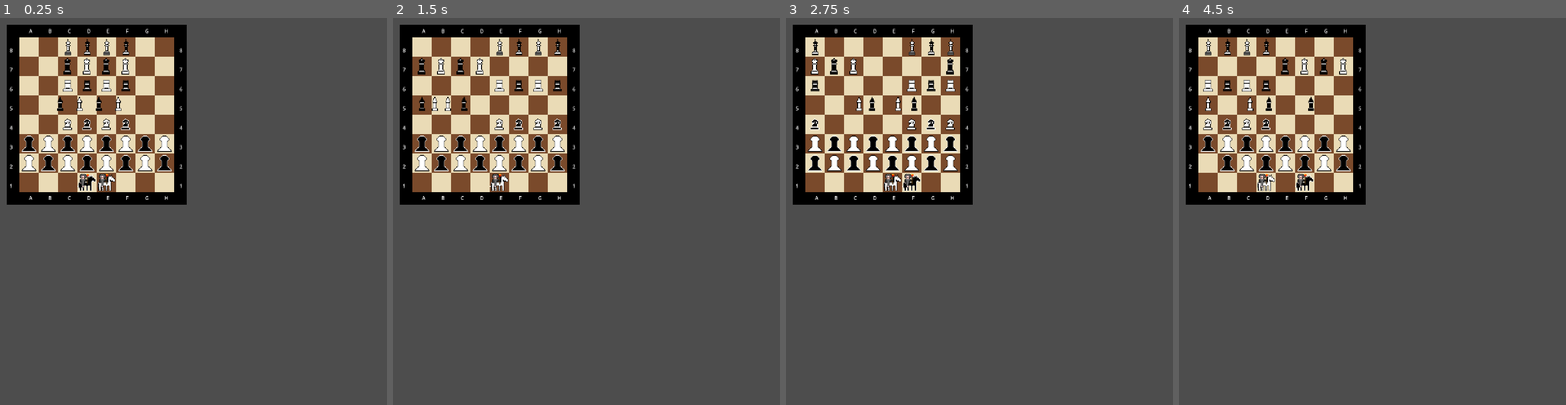
Above: before the commit, frames 1-4 (left to right).
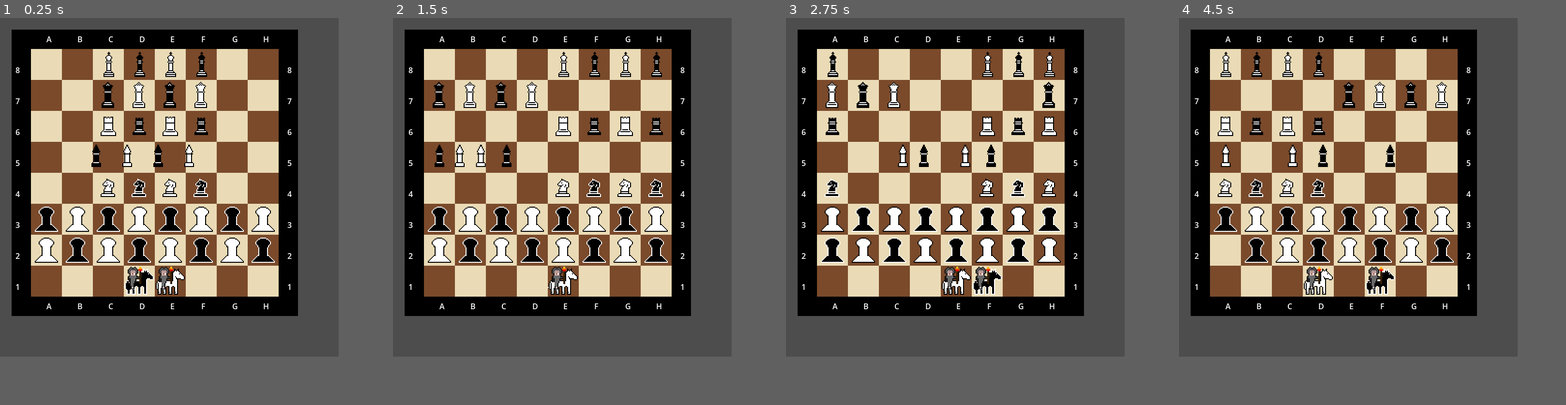
Above: after the commit, the same moments.

Repository: codebyabarrios/Pyramid-Chess
Game: Godot game, scene res://scenes/main.tscn
Same seed, same stepped clock (60 frames per second), same inputs: the game is played once before the commit and once after it.
Inputs (mouse positions are in pixels of both pictures, inside the frame that each line leads up to):
- Up to frame 1 (0.25 s): no input
- Up to frame 2 (1.5 s): tap Enter at 0.5 s; move the mouse to (671, 192) at 0.52 s; hold D (p1_right) 0.53-1.28 s; tap Left (p2_left) at 0.6 s; click (671, 192) at 0.67 s; move the mouse to (509, 230) at 1.27 s; hold Down from 1.28 s (still down); tap Right (p2_right) at 1.35 s
- Up to frame 3 (2.75 s): move the mouse to (1018, 126) at 2.02 s; release Down at 2.03 s; hold D (p1_right) from 2.03 s (still down); tap Up (p2_up) at 2.1 s
- Up to frame 4 (4.5 s): move the mouse to (1353, 288) at 2.77 s; release D (p1_right) at 2.78 s; hold W (p1_up) 2.78-3.53 s; tap Alt at 2.85 s; click (1353, 288) at 2.92 s; move the mouse to (1488, 269) at 3.52 s; hold A (p1_left) from 3.53 s (still down); tap Shift at 3.6 s; move the mouse to (1256, 153) at 4.27 s; tap Left (p2_left) at 4.35 s
In our replay, the window is 800x800 before the commit and 700x700 after it. These sizes can differ from the game's own. Grey fills any space a smaller window leaves; there, only what the larger window draws over its background counts as a difference.

The runs differ from the first frame. In frame 1, 49% of the frame differs, in the area x 1-77%, y 1-77%; in frame 2, 48%; in frame 3, 48%; in frame 4, 49%.

Commit message:
Modificando el tamaño del viewport

Diff:
--- a/project.godot
+++ b/project.godot
@@ -17,8 +17,8 @@
 
 [display]
 
-window/size/viewport_width=1280
-window/size/viewport_height=1280
+window/size/viewport_width=700
+window/size/viewport_height=700
 window/stretch/mode="canvas_items"
 
 [editor_plugins]
